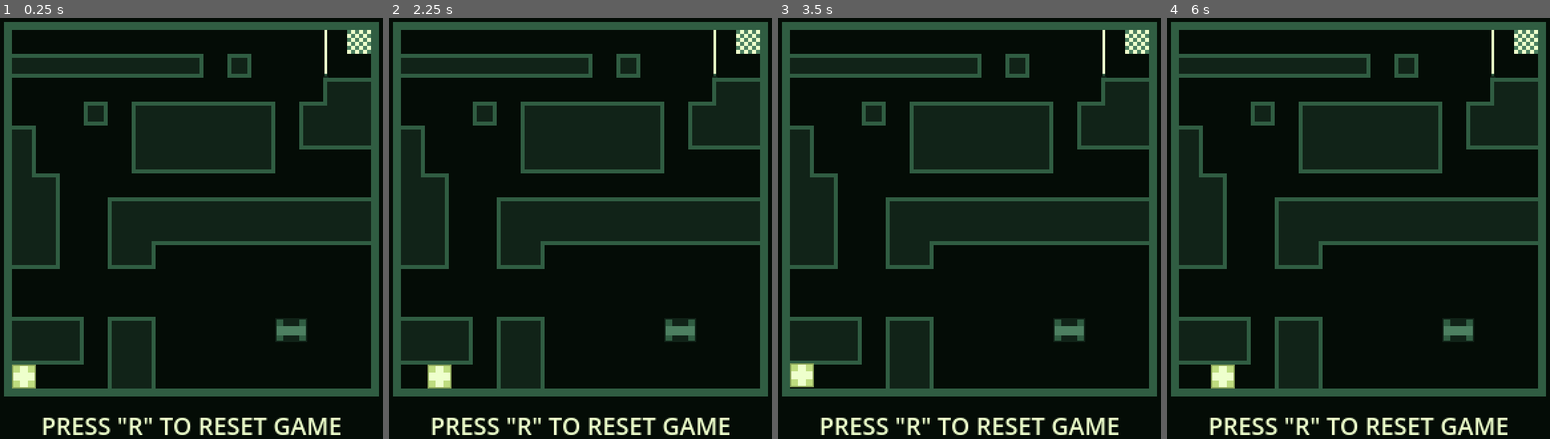
Above: before the commit, frames 1-4 (left to right).
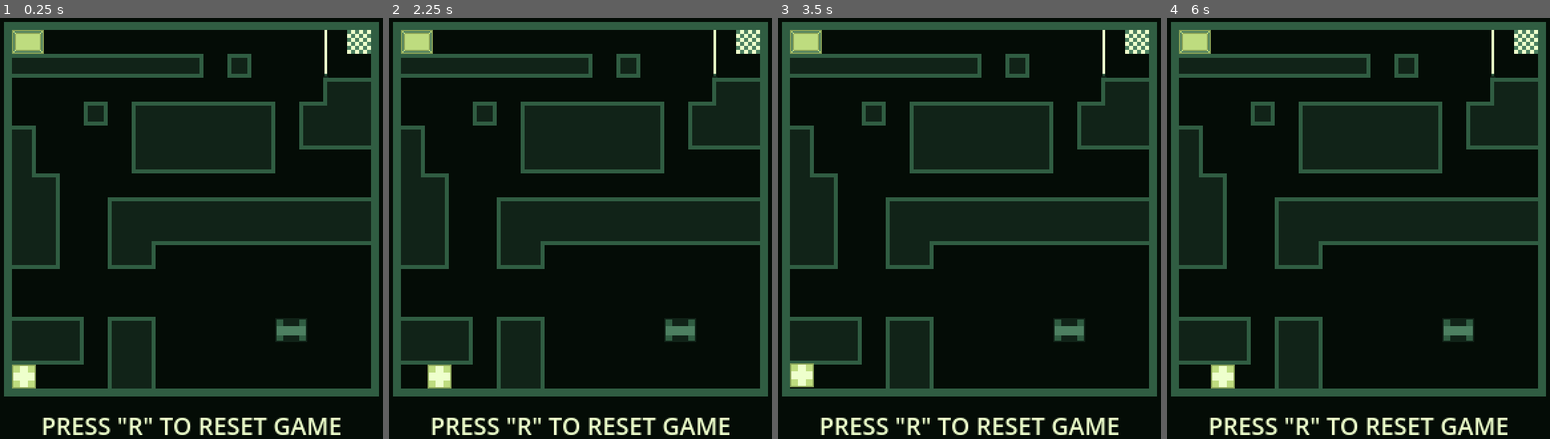
Above: after the commit, the same moments.

Repository: pangeon/Pixel-Mania
Game: Godot game, scene res://scenes/game.tscn
The game is run twice, just before and just after one commit, with the same random seed, the same clock (stepped at 60 frames per second) and the same inputs.
Inputs:
- Up to frame 1 (0.25 s): no input
- Up to frame 2 (2.25 s): tap R (reset) at 0.5, 1.25, 2 s; hold Right (move_right) 0.53-1.28 s; hold Down (move_down) 1.28-2.03 s; hold Right (move_right) from 2.03 s (still down)
- Up to frame 3 (3.5 s): tap R (reset) at 2.75 s; release Right (move_right) at 2.78 s; hold Up (move_up) from 2.78 s (still down)
- Up to frame 4 (6 s): tap R (reset) at 3.5, 4.25 s; release Up (move_up) at 3.53 s; hold Left (move_left) 3.53-5.03 s; hold Down (move_down) 5.03-5.78 s; hold Right (move_right) from 5.78 s (still down)

The runs differ from the first frame. In frame 1, 0.5% of the frame differs, in the area x 3-12%, y 2-9%; in frame 2, 0.5%; in frame 3, 0.5%; in frame 4, 0.5%.

Commit message:
end work - level 1

Diff:
--- a/globals.gd
+++ b/globals.gd
@@ -1,21 +1,20 @@
 extends Node
 
-func _ready():
-#	print("-- GLOBALS --")
-#	print("CANVAS_HEIGHT: ", CANVAS_HEIGHT)
-#	print("CANVAS_WIDTH: ", CANVAS_WIDTH)
-#	print("CANVAS_PADDING: ", CANVAS_PADDING)
-#	print("LINE_WIDTH: ", LINE_WIDTH)
-#	print("PLAYER_SIZE: ", PLAYER_SIZE)
-#	print("PLAYER_SPEED: ", PLAYER_SPEED)
-#	print("BG_COLOR: ", BG_COLOR)
-#	print("BORDER_COLOR: ", BORDER_COLOR)
-#	print("GAME_AREA_X: ", GAME_AREA_X)
-#	print("GAME_AREA_Y: ", GAME_AREA_Y)
-#	print("PLAYER_AREA: ", PLAYER_AREA)
-#	print("PLAYER_START: ", PLAYER_START)
-#	print("-------------")
-	pass
+func _ready() -> void:
+	print("-- GLOBALS --")
+	print("CANVAS_HEIGHT: ", CANVAS_HEIGHT)
+	print("CANVAS_WIDTH: ", CANVAS_WIDTH)
+	print("CANVAS_PADDING: ", CANVAS_PADDING)
+	print("LINE_WIDTH: ", LINE_WIDTH)
+	print("PLAYER_SIZE: ", PLAYER_SIZE)
+	print("PLAYER_SPEED: ", PLAYER_SPEED)
+	print("BG_COLOR: ", BG_COLOR)
+	print("BORDER_COLOR: ", BORDER_COLOR)
+	print("GAME_AREA_X: ", GAME_AREA_X)
+	print("GAME_AREA_Y: ", GAME_AREA_Y)
+	print("PLAYER_AREA: ", PLAYER_AREA)
+	print("PLAYER_START: ", PLAYER_START)
+	print("-------------")
 
 const CANVAS_HEIGHT: float = 372.0
 const CANVAS_WIDTH: float = 372.0
--- a/project.godot
+++ b/project.godot
@@ -64,6 +64,7 @@
 2d_physics/layer_3="walls"
 2d_physics/layer_4="tilemap"
 2d_physics/layer_5="laser"
+2d_physics/layer_6="activation_plate"
 
 [physics]
 
--- /dev/null
+++ b/scenes/activation_plate.tscn
@@ -0,0 +1,44 @@
+[gd_scene load_steps=6 format=3 uid="uid://jqcaoee85fv4"]
+
+[ext_resource type="Texture2D" uid="uid://d3ya7n01pr2lb" path="res://assets/activation_plate_16-24px_off.png" id="1_adgfe"]
+[ext_resource type="Script" path="res://scripts/activation_plate.gd" id="1_t6dfo"]
+[ext_resource type="Texture2D" uid="uid://l4nbs13w1d4f" path="res://assets/activation_plate_16-24px_on.png" id="2_b1ftl"]
+
+[sub_resource type="SpriteFrames" id="SpriteFrames_8mpoj"]
+animations = [{
+"frames": [{
+"duration": 1.0,
+"texture": ExtResource("1_adgfe")
+}],
+"loop": true,
+"name": &"off",
+"speed": 5.0
+}, {
+"frames": [{
+"duration": 1.0,
+"texture": ExtResource("2_b1ftl")
+}],
+"loop": true,
+"name": &"on",
+"speed": 5.0
+}]
+
+[sub_resource type="RectangleShape2D" id="RectangleShape2D_4r82a"]
+size = Vector2(2, 2)
+
+[node name="ActivationPlate" type="Area2D"]
+collision_layer = 32
+collision_mask = 2
+script = ExtResource("1_t6dfo")
+
+[node name="AnimatedSprite2D" type="AnimatedSprite2D" parent="."]
+texture_filter = 1
+sprite_frames = SubResource("SpriteFrames_8mpoj")
+animation = &"off"
+
+[node name="CollisionShape2D" type="CollisionShape2D" parent="."]
+texture_filter = 1
+shape = SubResource("RectangleShape2D_4r82a")
+
+[connection signal="body_entered" from="." to="." method="_on_body_entered"]
+[connection signal="body_exited" from="." to="." method="_on_body_exited"]
--- a/scenes/chest.tscn
+++ b/scenes/chest.tscn
@@ -8,7 +8,7 @@
 
 [node name="Chest" type="RigidBody2D"]
 collision_layer = 2
-collision_mask = 15
+collision_mask = 47
 script = ExtResource("1_x4j1e")
 
 [node name="Sprite2D" type="Sprite2D" parent="."]
--- a/scenes/game.tscn
+++ b/scenes/game.tscn
@@ -7,6 +7,8 @@
 [ext_resource type="Texture2D" uid="uid://3ted24g1yntk" path="res://assets/tile_map_unit_18px.png" id="5_2l4eq"]
 [ext_resource type="PackedScene" uid="uid://c0osq77bxj2bw" path="res://scenes/laser_beam.tscn" id="6_0f2ra"]
 [ext_resource type="PackedScene" uid="uid://cs2npj5lu5xaa" path="res://scenes/info.tscn" id="7_xcppg"]
+[ext_resource type="PackedScene" uid="uid://jqcaoee85fv4" path="res://scenes/activation_plate.tscn" id="8_fyf2p"]
+[ext_resource type="Texture2D" uid="uid://daq6owk52lw5c" path="res://assets/laser-beam-2x-off.png" id="9_7e4h6"]
 
 [sub_resource type="TileSetAtlasSource" id="TileSetAtlasSource_3imup"]
 texture = ExtResource("5_2l4eq")
@@ -124,6 +126,14 @@
 [node name="Background" type="Node2D" parent="."]
 script = ExtResource("1_5kbue")
 
+[node name="LaserBeam" parent="." instance=ExtResource("6_0f2ra")]
+position = Vector2(287, 69)
+
+[node name="LaserBeamEmiter" type="Sprite2D" parent="."]
+texture_filter = 1
+position = Vector2(287, 69)
+texture = ExtResource("9_7e4h6")
+
 [node name="TileMap" type="TileMap" parent="."]
 texture_filter = 1
 position = Vector2(51, 51)
@@ -131,14 +141,14 @@
 format = 2
 layer_0/tile_data = PackedInt32Array(851968, 458752, 0, 851969, 458752, 0, 851970, 131072, 1, 786432, 393216, 0, 786433 …(1463 unchanged characters)…
 
+[node name="ActivationPlate" parent="." instance=ExtResource("8_fyf2p")]
+position = Vector2(63, 60)
+
 [node name="Chest" parent="." instance=ExtResource("3_rqovp")]
 position = Vector2(249, 268)
 
 [node name="Player" parent="." instance=ExtResource("2_7b6k8")]
 position = Vector2(-18, -18)
-
-[node name="LaserBeam" parent="." instance=ExtResource("6_0f2ra")]
-position = Vector2(287, 69)
 
 [node name="GameBorders" type="StaticBody2D" parent="."]
 collision_layer = 4
@@ -174,3 +184,5 @@
 size_flags_vertical = 8
 
 [connection signal="player_touch" from="LaserBeam" to="Player" method="_on_laser_beam_player_touch"]
+[connection signal="chest_outside" from="ActivationPlate" to="." method="_on_activation_plate_chest_outside"]
+[connection signal="chest_touch" from="ActivationPlate" to="." method="_on_activation_plate_chest_touch"]
--- a/scenes/laser_beam.tscn
+++ b/scenes/laser_beam.tscn
@@ -28,7 +28,7 @@
 }]
 
 [sub_resource type="RectangleShape2D" id="RectangleShape2D_4o7jd"]
-size = Vector2(2, 36)
+size = Vector2(1, 36)
 
 [node name="LaserBeam" type="Area2D"]
 collision_layer = 16
@@ -43,6 +43,7 @@
 frame_progress = 0.0983291
 
 [node name="CollisionShape" type="CollisionShape2D" parent="."]
+position = Vector2(0.5, 0)
 shape = SubResource("RectangleShape2D_4o7jd")
 
 [connection signal="body_entered" from="." to="." method="_on_body_entered"]
--- /dev/null
+++ b/scripts/activation_plate.gd
@@ -0,0 +1,20 @@
+extends Area2D
+
+class_name ActivationPlate
+
+signal chest_touch
+signal chest_outside
+
+@onready var animation_power: AnimatedSprite2D = $AnimatedSprite2D
+
+func _on_body_entered(_body: Node2D) -> void:
+	chest_touch.emit()
+
+func _on_body_exited(_body: Node2D) -> void:
+	chest_outside.emit()
+
+func on_power_plate() -> void:
+	animation_power.play("on")
+
+func off_power_plate() -> void:
+	animation_power.play("off")
--- a/scripts/background.gd
+++ b/scripts/background.gd
@@ -1,7 +1,4 @@
 extends Node2D
-
-func _ready():
-	pass
 
 func _draw() -> void:
 
@@ -15,5 +12,5 @@
 		Rect2(Globals.GAME_AREA_X, Globals.GAME_AREA_X, Globals.PLAYER_AREA, Globals.PLAYER_AREA),
 		Globals.BORDER_COLOR, false, Globals.LINE_WIDTH) #(48,48), (276,276)
 
-func _process(_delta) -> void:
+func _process(_delta: float) -> void:
 	queue_redraw()
--- a/scripts/chest.gd
+++ b/scripts/chest.gd
@@ -10,7 +10,7 @@
 	set_contact_monitor(true)
 	set_lock_rotation_enabled(true)
 
-func _physics_process(_delta) -> void:
+func _physics_process(_delta: float) -> void:
 	var current_velocity: float = linear_velocity.length()
 	if current_velocity > max_speed:
 		linear_velocity = linear_velocity.normalized() * max_speed
--- a/scripts/game.gd
+++ b/scripts/game.gd
@@ -1,7 +1,12 @@
 extends Node2D
 
-func _ready():
-	pass
+@onready var laser_beam: LaserBeam = $LaserBeam
+@onready var activation_plate: ActivationPlate = $ActivationPlate
 
-func _process(_delta):
-	pass
+func _on_activation_plate_chest_touch() -> void:
+	laser_beam.off_laser()
+	activation_plate.on_power_plate()
+
+func _on_activation_plate_chest_outside() -> void:
+	laser_beam.on_laser()
+	activation_plate.off_power_plate()
--- a/scripts/laser_beam.gd
+++ b/scripts/laser_beam.gd
@@ -8,16 +8,16 @@
 @onready var animation_sprite: AnimatedSprite2D = $Animation
 @onready var collision_shape: CollisionShape2D = $CollisionShape
 
-func _ready() -> void:
-	pass
-
-func _process(_delta) -> void:
-	pass
-
-func _on_body_entered(body) -> void:
+func _on_body_entered(body: Node2D) -> void:
 	if body is Player:
 		player_touch.emit()
 	if body is Chest:
 		chest_touch.emit()
-#		animation_sprite.position.y = 36
-#		collision_shape.position.y = 36
+
+func off_laser() -> void:
+	animation_sprite.position.y = 38
+	collision_shape.position.y = 38
+
+func on_laser() -> void:
+	animation_sprite.position.y = 0
+	collision_shape.position.y = 0
--- a/scripts/player.gd
+++ b/scripts/player.gd
@@ -8,7 +8,7 @@
 func _ready() -> void:
 	position = Globals.PLAYER_START # (51, 303)
 
-func _physics_process(_delta) -> void:
+func _physics_process(_delta: float) -> void:
 	velocity = Vector2.ZERO
 	if Input.is_action_pressed("move_right"):
 		velocity.x += speed
@@ -33,7 +33,6 @@
 	print("x=", int(position.x), " | y=", int(position.y))
 
 func _on_laser_beam_player_touch():
-	print("player touch laser beam")
 	_reset()
 
 func _reset():
Binary file added: assets/activation_plate_16-24px.ase
Binary file added: assets/activation_plate_16-24px_off.png
Not shown, added: assets/activation_plate_16-24px_off.png.import
Binary file added: assets/activation_plate_16-24px_on.png
Not shown, added: assets/activation_plate_16-24px_on.png.import
Not shown: 1 places in scenes/game.tscn that only renumber resources
